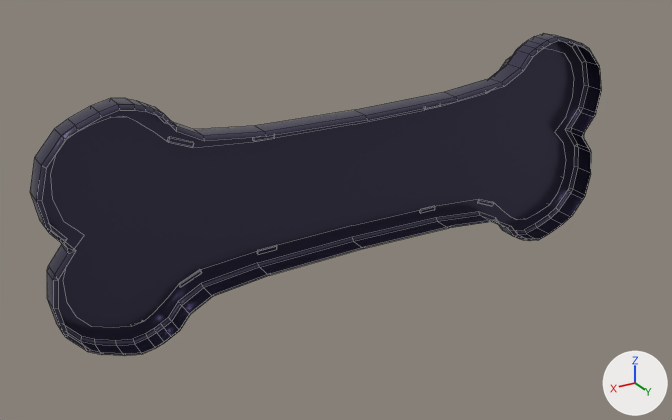
One commit to the FBX model Assets/Art/Mesh/Static/Buildings/SM_Bone_Window_01.fbx: the scene before it, then after it.
One viewpoint serves both versions: a 50 mm lens placed at (16.2, 25.8, 16.8), pointed at (0.9, 0.3, 4.0). The axes (+X, +Y, +Z) are drawn at lower right. The lights are the same throughout. Mesh edges are drawn as thin lines. Where no turn or scale is listed for an object, it has been applied to the vertices.

The older version as bpy lines, for what is in view:
```python
me_sphere_022 = bpy.data.meshes.new('Sphere.022')
me_sphere_022.from_pydata(...)  # 1529 vertices, 1469 faces; spans x -10.9..10.9, y -3.7..-0.6, z -3.6..4.6
# faces by material slot: [576, 893]
me_sphere_022.materials.append(mat_m_window_glass)  # black #383641
me_sphere_022.materials.append(mat_m_window_rim)  # dark blue #4e4a63
ob_bone_window_02 = bpy.data.objects.new('Bone_Window_02', me_sphere_022)
ob_bone_window_02.location = (0.0, 1.48, 4.5)
```
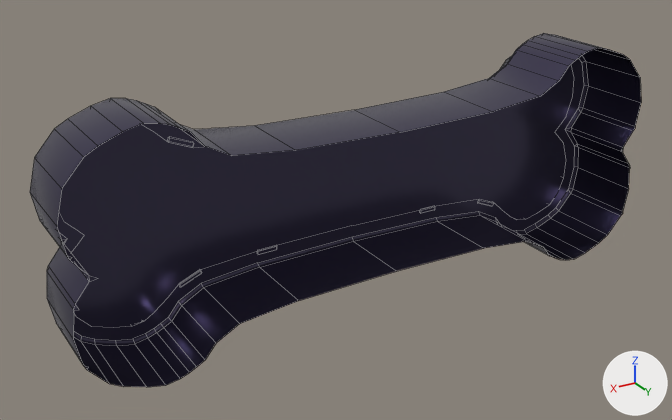
The newer file is also rescaled (x0.773) as a whole; pictures and numbers use the older file's frame.

Boxes (x1, y1, x2, y2) around the edits, measured in the pictures (672 x 420 px):
'Bone_Window_02', reshaped (7% wider, 10% taller)
    before: (30, 33, 601, 356)
    after: (30, 33, 641, 387)

What the commit changed:
me_sphere_022 is used by ob_bone_window_02; location (0.0, 1.48, 4.5).
me_sphere_022 had 1529 vertices, 1469 faces and spanned x -10.9..10.9, y -3.7..-0.6, z -3.6..4.6.
me_sphere_022 now has 1529 vertices, 1409 faces and spans x -10.9..10.9, y -3.7..1.4, z -3.6..4.6.
Part 1, on me_sphere_022:
8 vertices are removed from x -10.7..10.7, y -0.6, z -2.2..1.3.
68 faces are deleted.
68 vertices in x -10.9..10.9, y -0.7, z -3.6..4.6 move by (0.0, 2.0, 0.0).
8 vertices are added at x -10.7..10.7, y 1.4, z -2.2..1.3.
8 new faces join them, mat_m_window_rim (dark blue #4e4a63).
